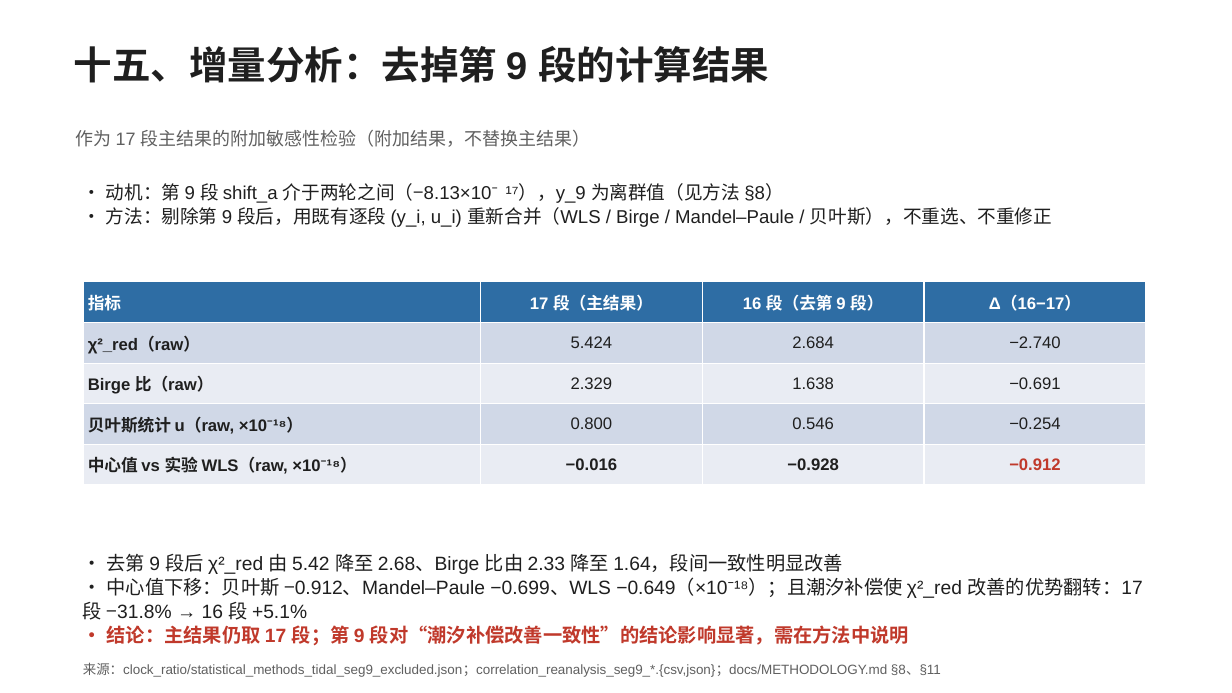
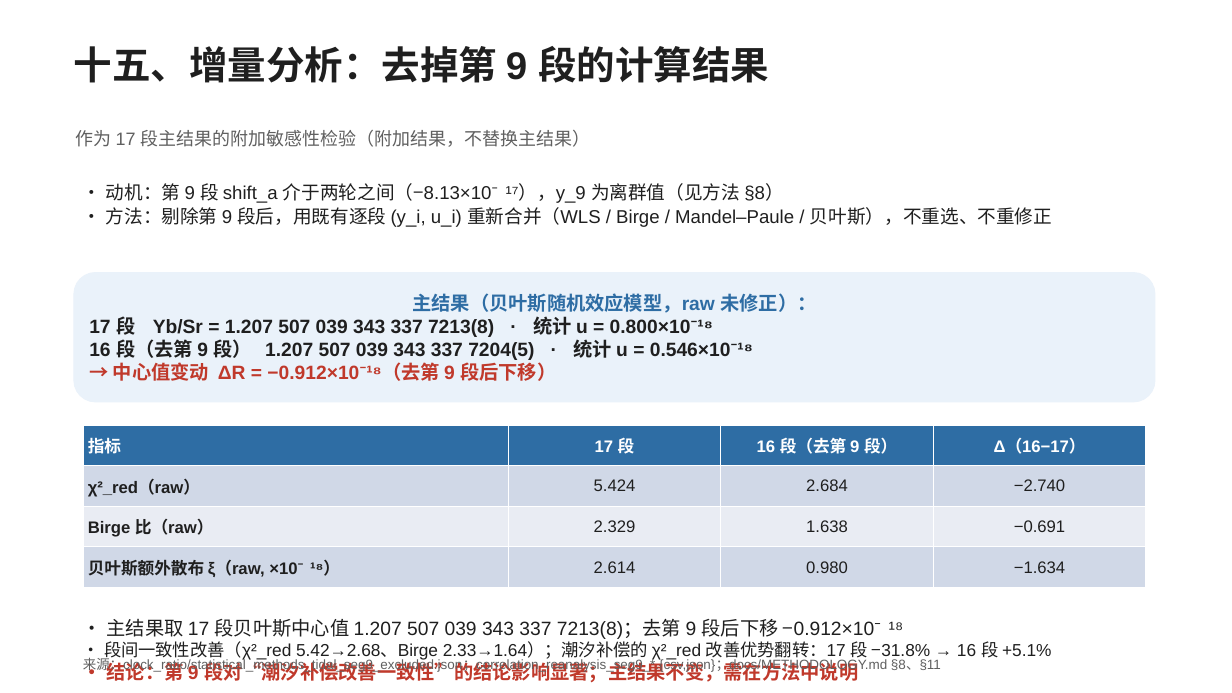
Before and after one commit to hjiang555-a11y/gravitation-whsh, a slide deck: slide 19 of docs/实验情况介绍.pptx. Drawn at 1232x693 pixels with LibreOffice and Linux fonts; fonts in the diff are those of the drawing. Boxes give left, top, right and bottom in pixels: in the first picture for what was removed or moved away, otherwise in the second. Text is boxed around its words. In the diff, an @@ line names an element or a change of style, - is before the commit and + after.

Commit message:
实验情况介绍.pptx: foreground Bayesian result on segment-9 slide
- Highlight box states the primary result (Bayesian random-effect, raw):
  17 seg 1.207 507 039 343 337 7213(8), u=0.800e-18
  16 seg 1.207 507 039 343 337 7204(5), u=0.546e-18
  centre shift dR = -0.912e-18
- Correct centre digits (7212/7203 -> 7213/7204) to match source 19-dp values
- Support table now diagnostic: chi2_red, Birge, Bayesian xi (2.614->0.980)
- Takeaway leads with the Bayesian centre; existing slides unchanged

```diff
--- a/docs/实验情况介绍.pptx
+++ b/docs/实验情况介绍.pptx
@@ rounded rectangle added at bbox=[74, 273, 1155, 402], fill #EAF2FA, outline #EAF2FA 0.75 pt, 15 pt, text #1F1F1F, bold @@
+主结果（贝叶斯随机效应模型，raw 未修正）：
+17 段 Yb/Sr = 1.207 507 039 343 337 7213(8) · 统计 u = 0.800×10⁻¹⁸
+16 段（去第 9 段） 1.207 507 039 343 337 7204(5) · 统计 u = 0.546×10⁻¹⁸
+→ 中心值变动 ΔR = −0.912×10⁻¹⁸（去第 9 段后下移）
@@ table at bbox=[83, 425, 1146, 588] @@
-row 1, column 2: 17 段（主结果）
+row 1, column 2: 17 段
-row 4: 贝叶斯统计 u（raw, ×10⁻¹⁸） | 0.800 | 0.546 | −0.254
-row 5: 中心值 vs 实验 WLS（raw, ×10⁻¹⁸） | −0.016 | −0.928 | −0.912
+row 4: 贝叶斯额外散布 ξ（raw, ×10⁻¹⁸） | 2.614 | 0.980 | −1.634
@@ table: place and size @@
-table at bbox=[83, 282, 1146, 485]
+table at bbox=[83, 425, 1146, 588]
@@ text at bbox=[104, 619, 1051, 683]: text changed @@
-• 去第 9 段后 χ²_red 由 5.42 降至 2.68、Birge 比由 2.33 降至 1.64，段间一致性明显改善
-• 中心值下移：贝叶斯 −0.912、Mandel–Paule −0.699、WLS −0.649（×10⁻¹⁸）；且潮汐补偿使 χ²_red 改善的优势翻转：17 段 −31.8% → 16 段 +5.1%
-• 结论：主结果仍取 17 段；第 9 段对“潮汐补偿改善一致性”的结论影响显著，需在方法中说明
+• 主结果取 17 段贝叶斯中心值 1.207 507 039 343 337 7213(8)；去第 9 段后下移 −0.912×10⁻¹⁸
+• 段间一致性改善（χ²_red 5.42→2.68、Birge 2.33→1.64）；潮汐补偿的 χ²_red 改善优势翻转：17 段 −31.8% → 16 段 +5.1%
+• 结论：第 9 段对“潮汐补偿改善一致性”的结论影响显著；主结果不变，需在方法中说明
@@ text "来源：clock_ratio/statistical_methods_tidal_seg9_excluded.json； ...": place and size @@
-text "来源：clock_ratio/statistical_methods_tidal_seg9_excluded.json； ..." at bbox=[83, 662, 941, 677]
+text "来源：clock_ratio/statistical_methods_tidal_seg9_excluded.json； ..." at bbox=[83, 655, 941, 673]
```
